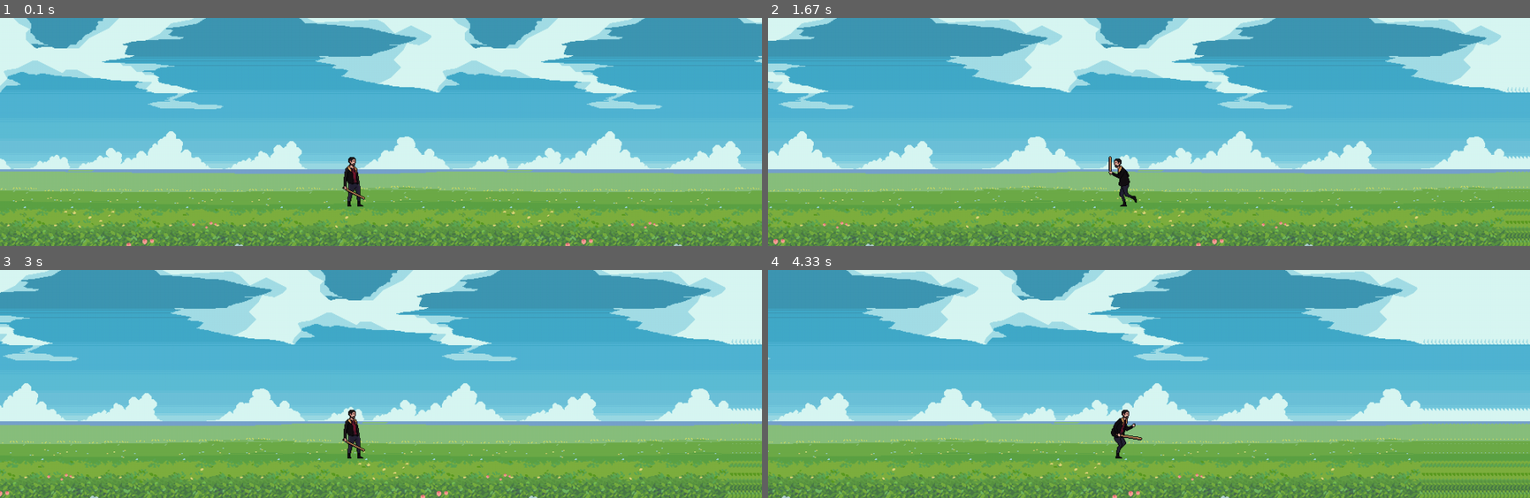
Above: before the commit, frames 1-4 (two rows, left to right).
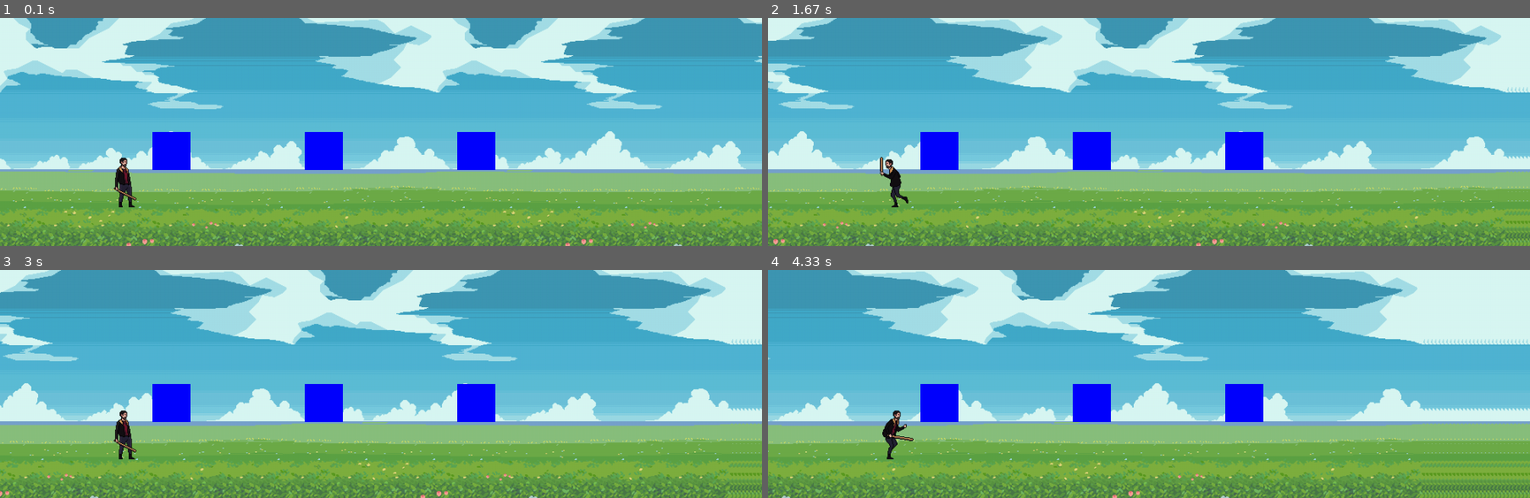
Above: after the commit, the same moments.

Repository: AdrianHerzberger/pyGame_arcade
Game: pygame game, started from game.py
Same seed, same stepped clock (60 frames per second), same inputs: the game is played once before the commit and once after it.
Inputs:
- Up to frame 1 (0.1 s): no input
- Up to frame 2 (1.67 s): hold Right 0.33-0.8 s; hold Right 0.83-1.3 s; hold Left from 1.33 s (still down)
- Up to frame 3 (3 s): release Left at 1.87 s; hold Left 1.9-2.3 s; hold Right 2.33-2.97 s
- Up to frame 4 (4.33 s): hold Left 3-3.47 s; hold Right 3.5-3.97 s; hold Right from 4 s (still down)

The runs differ from the first frame. In frame 1, 3.2% of the frame differs, in the area x 14-65%, y 50-83%; in frame 2, 3.1%; in frame 3, 3.2%; in frame 4, 3.2%.

Commit message:
collison detection and cleanups

Diff:
--- /dev/null
+++ b/enemy.py
@@ -0,0 +1,21 @@
+import pygame
+
+class Enemy:
+    def __init__(self, x, y):
+        self.rect = pygame.Rect(x, y, 50, 50)
+
+    def draw(self, screen):
+        pygame.draw.rect(screen, (0, 0, 255), self.rect)
+
+    @classmethod
+    def create_enemies(cls):
+        return [
+            cls(200, 150),
+            cls(400, 150),
+            cls(600, 150)
+        ]
+
+    @staticmethod
+    def draw_all(screen, enemies):
+        for enemy in enemies:
+            enemy.draw(screen)
--- a/game.py
+++ b/game.py
@@ -7,6 +7,7 @@
 from map import World
 from character import Character_Animation
 from player import Player
+from enemy import Enemy
 
 clock = pygame.time.Clock()
 
@@ -19,6 +20,7 @@
     world = World(screen, inputs)
     player = Player()
     char = Character_Animation()
+    enemies = Enemy.create_enemies()
 
     running = True
     while running:
@@ -29,7 +31,8 @@
 
         world.draw_meadow()
 
-        current_player = player.update()
+        Enemy.draw_all(screen, enemies)
+        current_player = player.update(enemies)
         current_character = player.get_current_animation()
         screen.blit(current_character, (CHAR_X_POS, current_player))
 
--- a/globals.py
+++ b/globals.py
@@ -5,7 +5,7 @@
 SCREEN_HEIGHT = 300
 FPS = 60
 
-CHAR_X_POS = 400
+CHAR_X_POS = 100
 CHAR_Y_POS = 120
 
 CELLSIZE = 20
--- a/inputs.py
+++ b/inputs.py
@@ -16,13 +16,13 @@
             self.scroll += 5
         return self.scroll
 
-    def jumping(self):
-        self.key = pygame.key.get_pressed()
-        if self.key[pygame.K_SPACE]:
-            self.jump_force += 2.2
-        else:
-            self.jump_force -= 1
-        return self.jump_force
+    # def jumping(self):
+    #     self.key = pygame.key.get_pressed()
+    #     if self.key[pygame.K_SPACE]:
+    #         self.jump_force += 2.2
+    #     else:
+    #         self.jump_force -= 1
+    #     return self.jump_force
 
     def attack_light(self):
         self.key = pygame.key.get_pressed()
--- a/player.py
+++ b/player.py
@@ -3,6 +3,7 @@
 from globals import *
 from inputs import GameInputs
 from character import Character_Animation
+from player_collision import Player_Collision
 
 
 class Player:
@@ -11,27 +12,34 @@
         self.jumping = False
         self.running = False
         self.facing_left = False
-        self.movement = False
         self.attack_light = False
+        self.on_ground = True
+        self.jump_force = 0
+        self.gravity = 5
+        self.y_pos = CHAR_Y_POS
         self.inputs = GameInputs()
         self.animation = Character_Animation()
-        self.y_pos = CHAR_Y_POS
+        self.collision_handler = Player_Collision(self)
 
-    def update(self):
+    def update(self, enemies):
         self.key = pygame.key.get_pressed()
-        self.running = False
-
-        if self.inputs.jumping():
+        if self.key[pygame.K_SPACE] and self.on_ground:
             self.jumping = True
+            self.on_ground = False
+            self.jump_force = 30
 
         if self.jumping:
-            self.y_pos -= self.inputs.jump_force
-            self.inputs.jump_force -= 1
+            self.y_pos -= self.jump_force
+            self.jump_force -= self.gravity
 
-            if self.y_pos >= CHAR_Y_POS:
-                self.y_pos = CHAR_Y_POS
-                self.inputs.jump_force = 0
-                self.jumping = False
+        if self.y_pos >= CHAR_Y_POS:
+            self.y_pos = CHAR_Y_POS
+            self.jumping = False
+            self.jump_force = 0
+            self.on_ground = True
+
+        if not self.jumping and self.y_pos < CHAR_Y_POS:
+            self.y_pos += self.gravity
 
         if self.inputs.move_left_right():
             self.running = True
@@ -39,28 +47,31 @@
 
         if self.inputs.attack_light():
             self.attack_light = True
-            print(self.inputs.attack)
 
-        self.resolve_animation_frames()
+        self.resolve_player_inputs()
+        self.handle_collisions(enemies)
 
         return self.y_pos
 
-    def resolve_animation_frames(self):
-        if not self.key[pygame.K_LEFT] and not self.key[pygame.K_RIGHT] and not self.jumping:
+    def handle_collisions(self, enemies):
+        self.collision_handler.check_collisions(enemies)
+        self.on_ground = self.collision_handler.player.on_ground
+        self.y_pos = self.collision_handler.player.y_pos
+
+    def resolve_player_inputs(self):
+        self.key = pygame.key.get_pressed()
+        if not self.key[pygame.K_LEFT] and not self.key[pygame.K_RIGHT]:
             self.running = False
-        if not self.key[pygame.K_COMMA] and not self.running and not self.jumping:
+        if not self.key[pygame.K_COMMA]:
             self.attack_light = False
-
+        if not self.key[pygame.K_SPACE]:
+            self.jumping = False
 
     def running_direction(self):
         self.key = pygame.key.get_pressed()
-        self.movement = False
-
         if self.key[pygame.K_LEFT]:
-            self.movement = True
             self.facing_left = True
         elif self.key[pygame.K_RIGHT]:
-            self.movement = True
             self.facing_left = False
 
     def get_current_animation(self):
@@ -72,6 +83,8 @@
             animation = self.animation.get_current_attack_light_animation()
         else:
             animation = self.animation.get_current_idle_animation()
+
         if self.facing_left:
             animation = pygame.transform.flip(animation, True, False)
+
         return animation
--- /dev/null
+++ b/player_collision.py
@@ -0,0 +1,43 @@
+import pygame
+from pygame.locals import *
+from globals import *
+
+class Player_Collision:
+    def __init__(self, player):
+        self.player = player
+        self.collision_rect = pygame.Rect(self.player.y_pos, CHAR_X_POS, 50, 50)
+
+    def check_collisions(self, enemies):
+        self.check_collisions_x(enemies)
+        self.check_collisions_y(enemies)
+
+    def get_hits(self, enemies):
+        hits = []
+        for enemy in enemies:
+            if self.collision_rect.colliderect(enemy.rect):
+                hits.append(tile)
+        return hits
+
+    def check_collisions_x(self, enemies):
+        collisions = self.get_hits(enemies)
+        for enemy in collisions:
+            if self.collision_rect.right > enemy.rect.left and self.collision_rect.left < enemy.rect.right:
+                if self.collision_rect.centerx > enemy.rect.centerx:
+                    self.collision_rect.left = enemy.rect.right
+                else:
+                    self.collision_rect.right = enemy.rect.left
+
+    def check_collisions_y(self, enemies):
+        self.player.on_ground = False
+        self.player.y_pos += 1
+        self.collision_rect.y = self.player.y_pos
+        collisions = self.get_hits(enemies)
+        for enemy in collisions:
+            if self.collision_rect.bottom > enemy.rect.top and self.collision_rect.top < enemy.rect.bottom:
+                if self.collision_rect.centery > enemy.rect.centery:
+                    self.collision_rect.top = enemy.rect.bottom
+                    self.player.jump_force = 0
+                else:
+                    self.collision_rect.bottom = enemy.rect.top
+                    self.player.on_ground = True
+        self.player.y_pos = self.collision_rect.y
